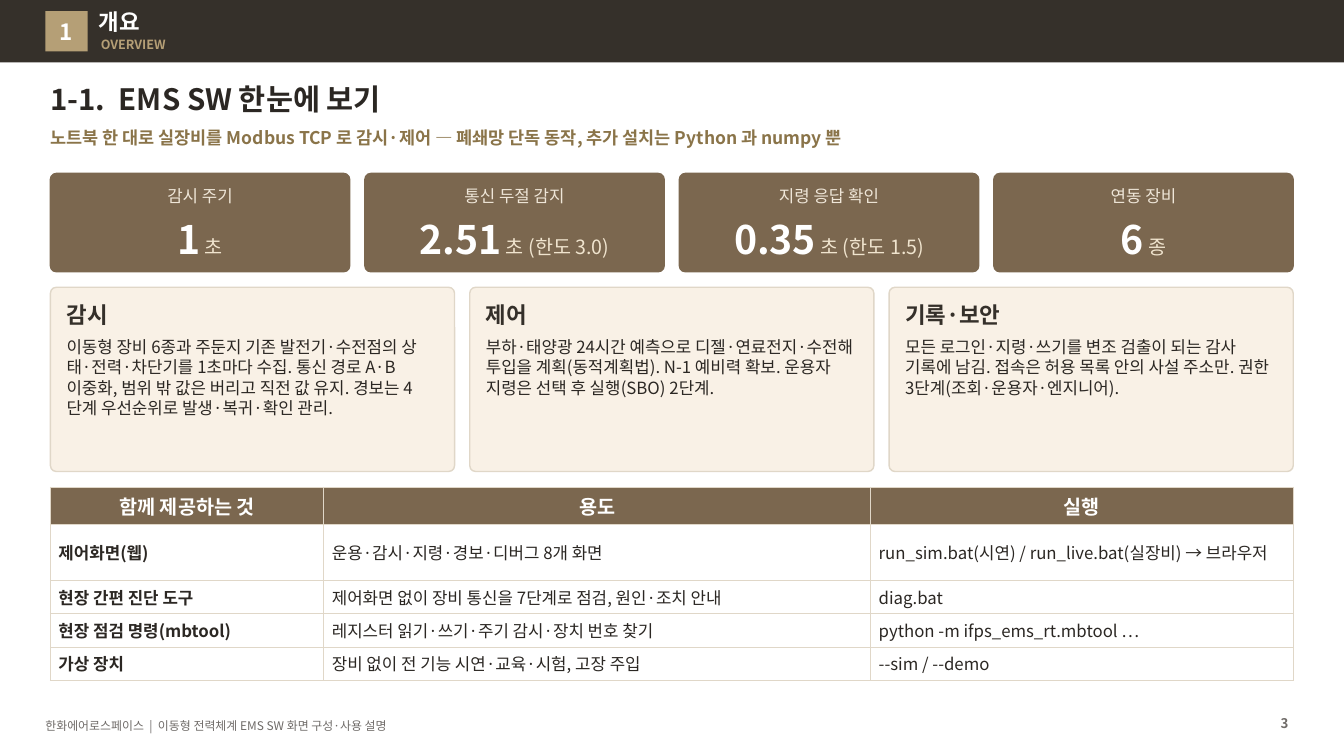
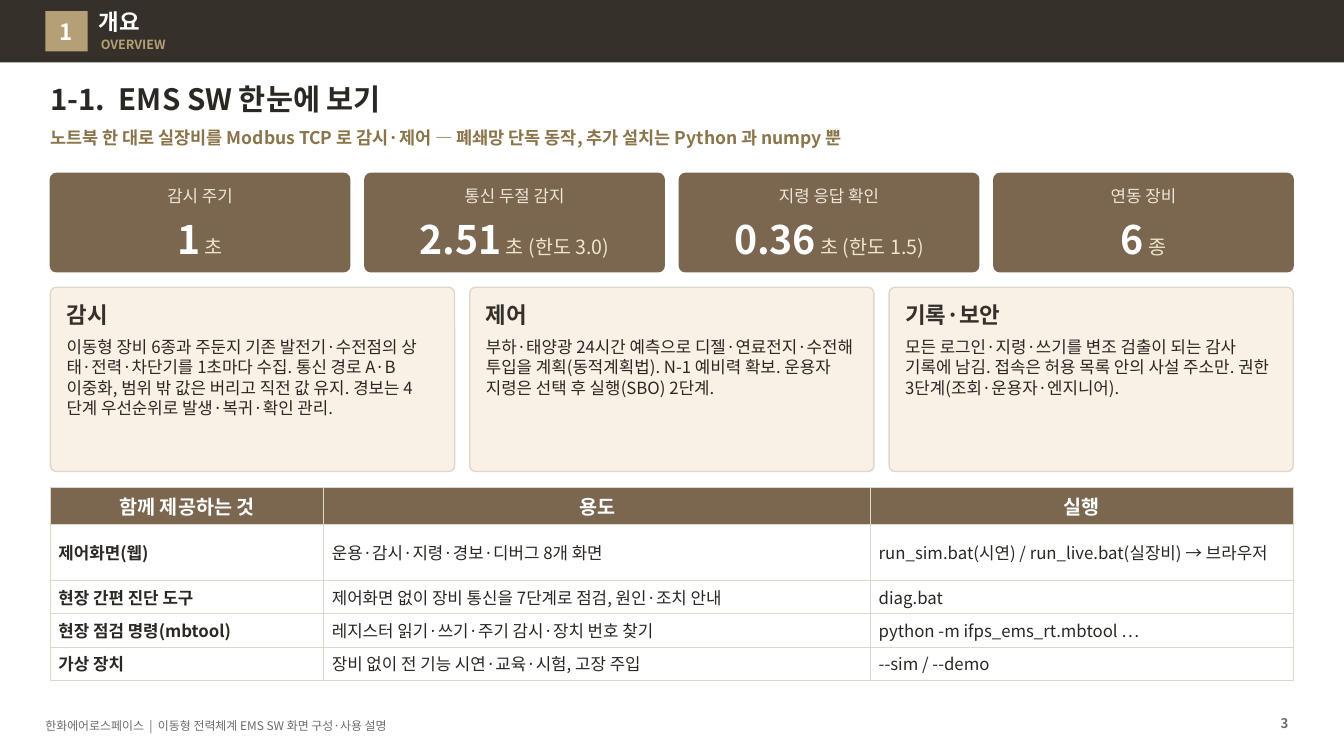
Before and after one commit to byunjd112-hue/headroom, a slide deck: slide 3 of mobile_ems/docs/out/IFPS_EMS_SW_화면구성_사용설명_보고자료_Rev62.pptx. Drawn at 1344x756 pixels with LibreOffice and Linux fonts; fonts in the diff are those of the drawing. Boxes give left, top, right and bottom in pixels: in the first picture for what was removed or moved away, otherwise in the second. Text is boxed around its words. In the diff, an @@ line names an element or a change of style, - is before the commit and + after.

```diff
--- a/mobile_ems/docs/out/IFPS_EMS_SW_화면구성_사용설명_보고자료_Rev62.pptx
+++ b/mobile_ems/docs/out/IFPS_EMS_SW_화면구성_사용설명_보고자료_Rev62.pptx
@@ text at [734,224,924,258]: text changed @@
-0.35 초 (한도 1.5)
+0.36 초 (한도 1.5)
```
Also in this commit, not shown: 4 other slides changed, 21 other files.
